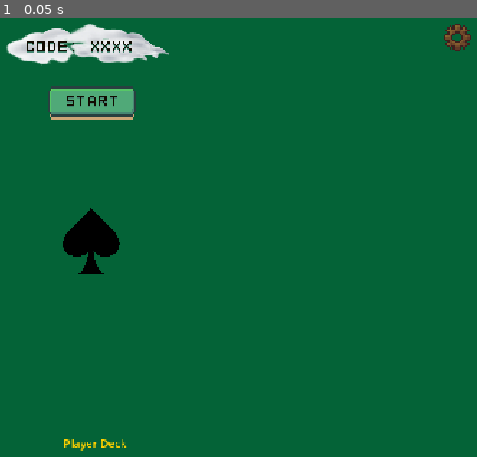
Above: before the commit, frame 1.
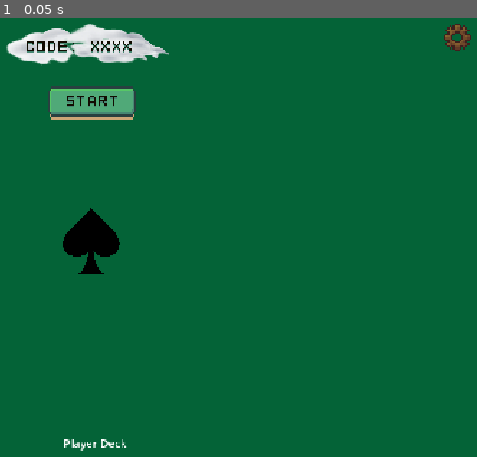
Above: after the commit, the same moment.

Repository: spicywheatbread/art-of-egyptian-war
Game: Godot game, scene res://Assets/Scenes/Game.tscn
Same seed, same stepped clock (60 frames per second), same inputs: the game is played once before the commit and once after it. This scene is started directly instead of the project's main scene.
Inputs:
- Up to frame 1 (0.05 s): no input

The runs differ from the first frame. In frame 1, 0.1% of the frame differs, in the area x 13-27%, y 95-99%.

Commit message:
accidentally overrode default player font color

Diff:
--- a/Assets/Scenes/GameObjects/player.tscn
+++ b/Assets/Scenes/GameObjects/player.tscn
@@ -21,7 +21,6 @@
 offset_top = 63.000004
 offset_right = 67.0
 offset_bottom = 90.0
-theme_override_colors/font_color = Color(1, 0.81666666, 0, 1)
 text = "Player Deck"
 horizontal_alignment = 1
 
